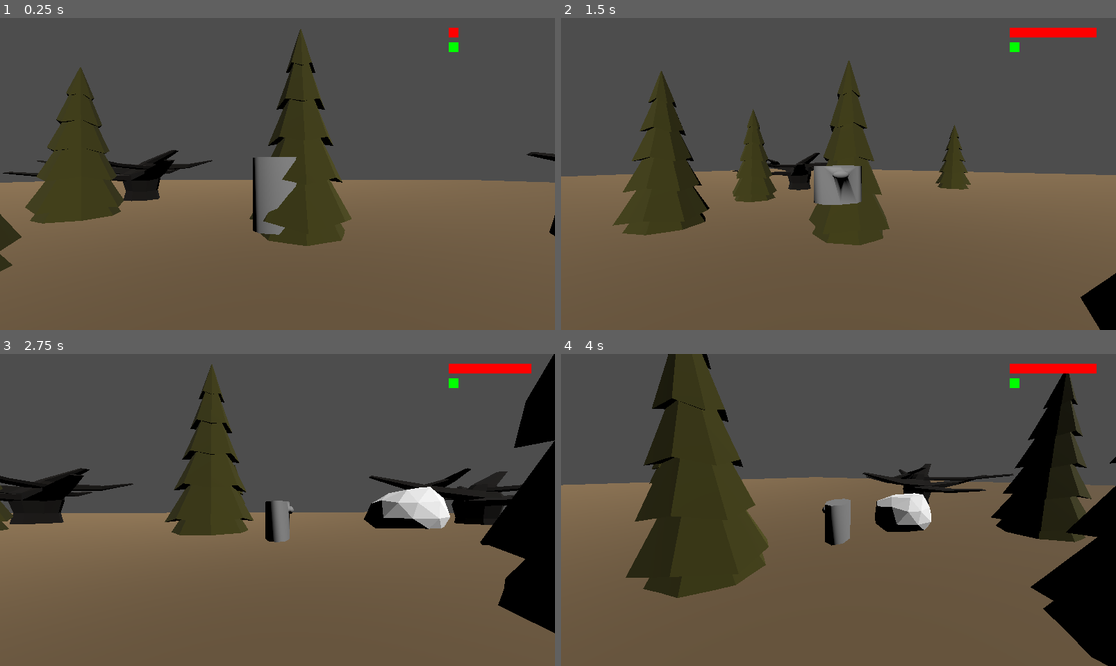
Above: before the commit, frames 1-4 (two rows, left to right).
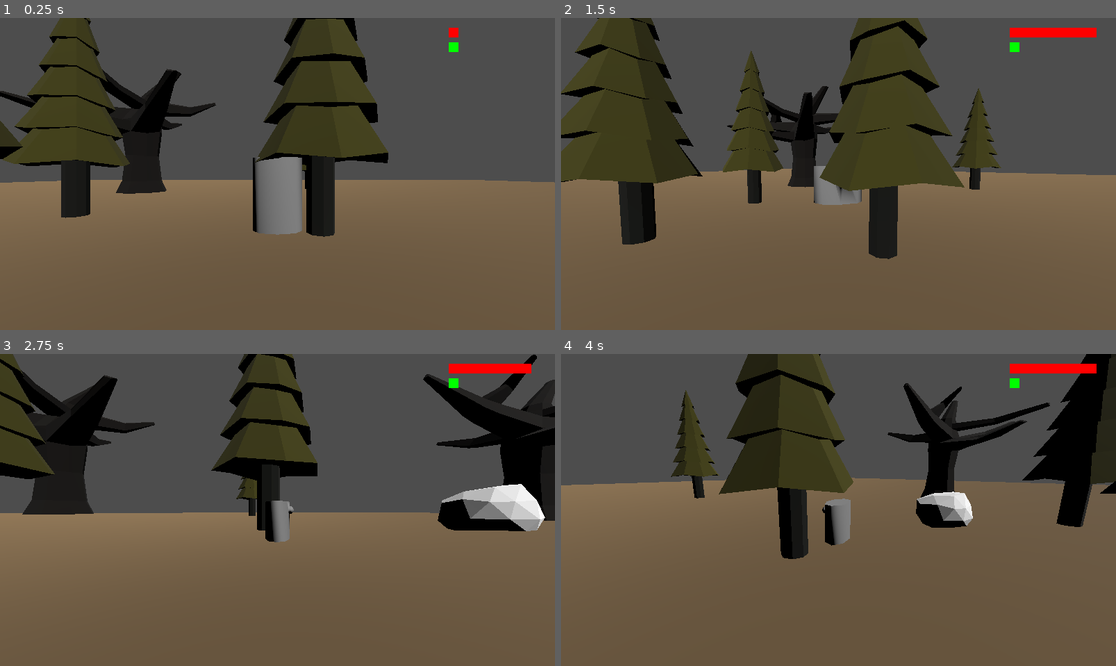
Above: after the commit, the same moments.

Repository: Marist-CMPT415-GameProg/ClassSandbox
Game: Godot game, scene res://levels/Outdoors.tscn
The game is run twice, just before and just after one commit, with the same random seed, the same clock (stepped at 60 frames per second) and the same inputs.
Inputs (mouse positions are in pixels of both pictures, inside the frame that each line leads up to):
- Up to frame 1 (0.25 s): no input
- Up to frame 2 (1.5 s): move the mouse to (866, 174) at 0.52 s; hold D (move_right) 0.53-1.28 s; hold Page Up (heal) 0.53-1.28 s; tap Space (jump) at 0.77 s; move the mouse to (810, 174) at 1.27 s; hold S (move_backward) from 1.28 s (still down); tap Ctrl (crouch) at 1.35 s
- Up to frame 3 (2.75 s): tap Space (jump) at 1.52 s; tap Page Up (heal) at 1.55, 2.3 s; move the mouse to (288, 503) at 2.02 s; release S (move_backward) at 2.03 s; hold D (move_right) from 2.03 s (still down); hold Page Down (harm) from 2.03 s (still down)
- Up to frame 4 (4 s): move the mouse to (832, 516) at 2.77 s; release Page Down (harm) at 2.78 s; tap Page Up (heal) at 2.85 s; tap Space (jump) at 3.02, 3.77 s; move the mouse to (877, 513) at 3.52 s; release D (move_right) at 3.53 s; hold A (move_left) from 3.53 s (still down); hold Page Up (heal) from 3.53 s (still down); tap W (move) at 3.6 s

The runs differ from the first frame. In frame 1, 19% of the frame differs, in the area x 0-100%, y 0-82%; in frame 2, 27%; in frame 3, 28%; in frame 4, 37%, in the area x 0-100%, y 0-100%.

Commit message:
Tree fixes

Diff:
--- a/levels/Outdoors.tscn
+++ b/levels/Outdoors.tscn
@@ -64,14 +64,16 @@
 
 [node name="Player" parent="Actors" instance=ExtResource("2")]
 
+[node name="Stamina" parent="Actors/Player/CharacterStats" index="1"]
+fill_rate = 5
+drain_rate = 15
+
 [node name="UI" type="Node" parent="."]
 
 [node name="StatHUD" parent="UI" instance=ExtResource("5")]
-grow_horizontal = 2
-grow_vertical = 2
 
-[connection signal="changed" from="Actors/Player/CharacterStats/Health" to="UI/StatHUD" method="on_stat_changed" binds= ["HealthBar"]]
-[connection signal="changed" from="Actors/Player/CharacterStats/Stamina" to="UI/StatHUD" method="on_stat_changed" binds= ["StaminaBar"]]
+[connection signal="changed" from="Actors/Player/CharacterStats/Health" to="UI/StatHUD" method="on_health_changed"]
+[connection signal="changed" from="Actors/Player/CharacterStats/Stamina" to="UI/StatHUD" method="on_stamina_changed"]
 
 [editable path="Actors/Player"]
 [editable path="Actors/Player/CharacterStats"]
--- a/prefabs/environment/BareTree.tscn
+++ b/prefabs/environment/BareTree.tscn
@@ -1,15 +1,16 @@
-[gd_scene load_steps=3 format=2]
+[gd_scene load_steps=3 format=3 uid="uid://d2vmee0ftv4wo"]
 
-[ext_resource path="res://art/BareTree.escn" type="PackedScene" id=1]
+[ext_resource type="PackedScene" uid="uid://fm1lf070lh2a" path="res://art/BareTree.escn" id="1"]
 
-[sub_resource type="CylinderShape" id=1]
-height = 4.0
-radius = 0.3
+[sub_resource type="CylinderShape3D" id="1"]
+height = 5.0
+radius = 1.5
 
-[node name="BareTree" type="StaticBody"]
+[node name="BareTree" type="StaticBody3D"]
 
-[node name="Collider" type="CollisionShape" parent="."]
-transform = Transform( 0.999491, -0.0318992, 0, 0.0318992, 0.999491, 0, 0, 0, 1, 0.0157476, 1.75, -0.023 )
-shape = SubResource( 1 )
+[node name="Collider" type="CollisionShape3D" parent="."]
+transform = Transform3D(0.999491, -0.0318992, 0, 0.0318992, 0.999491, 0, 0, 0, 1, 0, 2.5, 0)
+shape = SubResource("1")
 
-[node name="BareTree" parent="." instance=ExtResource( 1 )]
+[node name="BareTree" parent="." instance=ExtResource("1")]
+transform = Transform3D(1, 0, 0, 0, 2, 0, 0, 0, 1, 0, 2, 0)
--- a/prefabs/environment/FirTree.tscn
+++ b/prefabs/environment/FirTree.tscn
@@ -1,15 +1,15 @@
-[gd_scene load_steps=3 format=2]
+[gd_scene load_steps=3 format=3 uid="uid://dwuy7i2jy2l5s"]
 
-[ext_resource path="res://art/FirTree.escn" type="PackedScene" id=1]
+[ext_resource type="PackedScene" uid="uid://bu3jqs1w00nd4" path="res://art/FirTree.escn" id="1"]
 
-[sub_resource type="CylinderShape" id=1]
-height = 4.0
-radius = 0.3
+[sub_resource type="CylinderShape3D" id="1"]
+height = 7.0
 
-[node name="FirTree" type="StaticBody"]
+[node name="FirTree" type="StaticBody3D"]
 
-[node name="Model" parent="." instance=ExtResource( 1 )]
+[node name="Model" parent="." instance=ExtResource("1")]
+transform = Transform3D(1, 0, 0, 0, 1, 0, 0, 0, 1, 0, 2.5, 0)
 
-[node name="Collider" type="CollisionShape" parent="."]
-transform = Transform( 0.999491, -0.0318992, 0, 0.0318992, 0.999491, 0, 0, 0, 1, 0.0157476, 1.75, -0.023 )
-shape = SubResource( 1 )
+[node name="Collider" type="CollisionShape3D" parent="."]
+transform = Transform3D(0.999491, -0.0318992, 0, 0.0318992, 0.999491, 0, 0, 0, 1, 0, 3, 0)
+shape = SubResource("1")
--- a/prefabs/stats/CharacterStats.tscn
+++ b/prefabs/stats/CharacterStats.tscn
@@ -13,8 +13,6 @@
 
 [node name="Stamina" type="Node" parent="."]
 script = ExtResource("2")
-fill_rate = 5
-drain_rate = 20
 max_level = 100
 min_level = 0
 level = 100
--- a/scripts/actors/CameraController.gd
+++ b/scripts/actors/CameraController.gd
@@ -81,10 +81,12 @@
 
 ## Smoothly transition between first- and third-person views
 func zoom(zoom_in:bool):
-	var camera = get_viewport().get_camera()
+	var camera = get_viewport().get_camera_3d()
 	var tween = get_tree().create_tween()
 	if zoom_in:
-		tween.tween_property(camera, "translation", Vector3.ZERO, 0.2)
+		tween.tween_property(camera, "position", Vector3.ZERO, 0.2)
+		tween.connect("finished", func():camera.set_cull_mask_value(2, false))
 	else:
-		tween.tween_property(camera, "translation", third_person_position, 0.2)
+		tween.tween_property(camera, "position", third_person_position, 0.2)
+		camera.set_cull_mask_value(2, true)
 	emit_signal("changed", zoom_in)
--- a/scripts/ui/StatHUD.gd
+++ b/scripts/ui/StatHUD.gd
@@ -28,3 +28,9 @@
 ## so that this script knows which UI stat bar to update
 func on_stat_changed(level:int, stat_bar_name:String):
 	get_node(stat_bar_name).set_size(Vector2(level * bar_width / 100, bar_height))
+
+func on_health_changed(level:int):
+	$HealthBar.set_size(Vector2(level * bar_width / 100, bar_height))
+
+func on_stamina_changed(level:int):
+	$StaminaBar.set_size(Vector2(level * bar_width / 100, bar_height))
Not shown: 1 places in levels/Outdoors.tscn that only renumber resources
